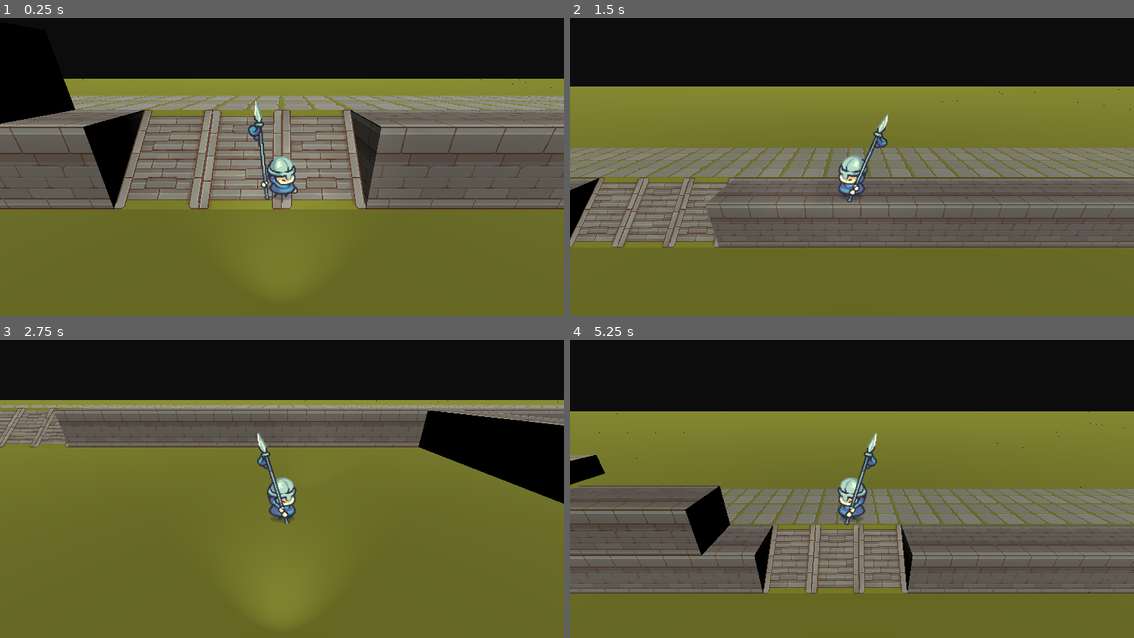
Above: before the commit, frames 1-4 (two rows, left to right).
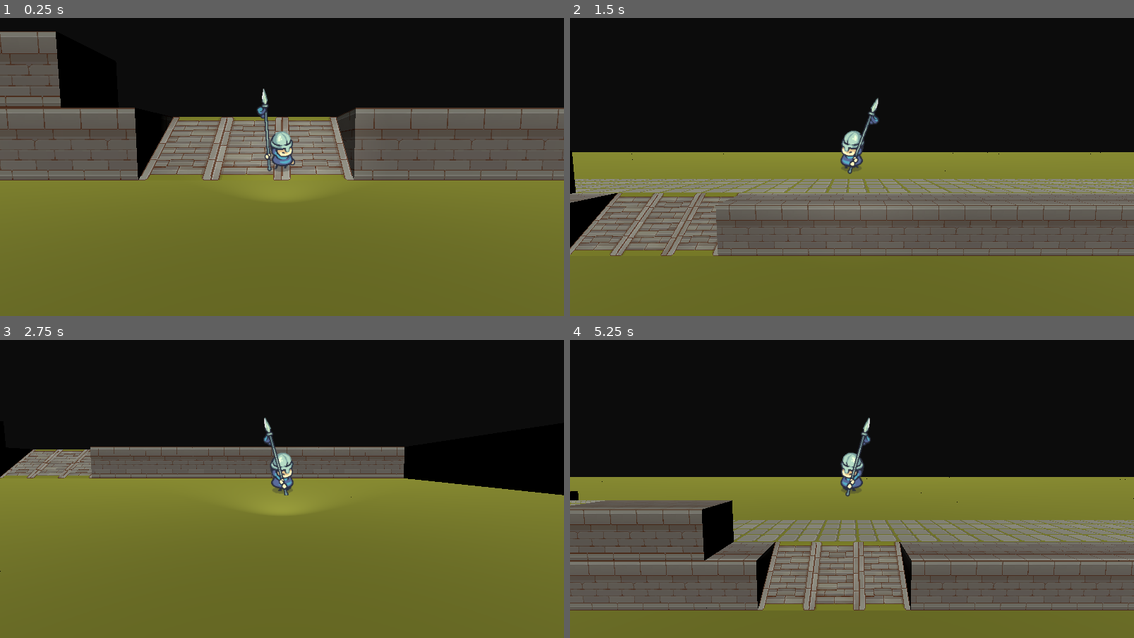
Above: after the commit, the same moments.

Repository: Ix-Tap3/Unlight
Game: Godot game, scene res://scenes/school_level.tscn
Two runs of this game, one before a commit and one after it. Both use one fixed random seed, a clock stepped at 60 frames per second and the inputs below. This scene is started directly instead of the project's main scene.
Inputs (mouse positions are in pixels of both pictures, inside the frame that each line leads up to):
- Up to frame 1 (0.25 s): no input
- Up to frame 2 (1.5 s): tap Enter (ui_accept) at 0.5, 0.77 s; move the mouse to (976, 140) at 0.52 s; hold D (right) 0.53-1.28 s; move the mouse to (739, 172) at 1.27 s; hold S (down) from 1.28 s (still down)
- Up to frame 3 (2.75 s): tap Enter (ui_accept) at 1.52 s; move the mouse to (338, 408) at 2.02 s; release S (down) at 2.03 s; hold D (right) from 2.03 s (still down)
- Up to frame 4 (5.25 s): move the mouse to (823, 542) at 2.77 s; release D (right) at 2.78 s; hold W (up) 2.78-3.53 s; tap Enter (ui_accept) at 3.02, 3.77, 4.52 s; move the mouse to (1021, 527) at 3.52 s; hold A (left) 3.53-5.03 s; move the mouse to (682, 432) at 4.27 s; move the mouse to (880, 480) at 5.02 s; hold S (down) from 5.03 s (still down)

The runs differ from the first frame. In frame 1, 33% of the frame differs, in the area x 0-100%, y 4-65%; in frame 2, 41%; in frame 3, 25%; in frame 4, 47%, in the area x 0-100%, y 23-91%.

Commit message:
todo la camera

Diff:
--- a/project.godot
+++ b/project.godot
@@ -27,6 +27,7 @@
 [filesystem]
 
 import/blender/enabled=false
+
 [global_group]
 
 lightsource="a source that emit light "
--- a/scenes/Player/player.tscn
+++ b/scenes/Player/player.tscn
@@ -4,6 +4,8 @@
 [ext_resource type="Texture2D" uid="uid://orim3n2nwhp8" path="res://assets/Tiny Swords (Free Pack)/Units/Blue Units/Lancer/Lancer_Idle.png" id="2_c4h5g"]
 [ext_resource type="Texture2D" uid="uid://v6sxy7gddaah" path="res://assets/Tiny Swords (Free Pack)/Units/Blue Units/Lancer/Lancer_Run.png" id="3_uiqp4"]
 [ext_resource type="PackedScene" uid="uid://c7xgwlc51vjp5" path="res://scenes/Player/flash_light.tscn" id="4_c4h5g"]
+
+[sub_resource type="SeparationRayShape3D" id="SeparationRayShape3D_c4h5g"]
 
 [sub_resource type="CapsuleShape3D" id="CapsuleShape3D_18ciy"]
 radius = 0.4008789
@@ -154,6 +156,15 @@
 
 [node name="Player" type="CharacterBody3D" unique_id=1165552443]
 script = ExtResource("1_gqjuk")
+
+[node name="SpringArm3D" type="SpringArm3D" parent="." unique_id=1331324013]
+transform = Transform3D(1, 0, 0, 0, 0.9477072, -0.3191412, 0, 0.3191412, 0.9477072, 0, 1.4178244, 0)
+shape = SubResource("SeparationRayShape3D_c4h5g")
+spring_length = 4.0
+margin = 0.1
+
+[node name="Camera3D" type="Camera3D" parent="SpringArm3D" unique_id=457525268]
+transform = Transform3D(1, 0, 0, 0, 0.9238194, 0.38282856, 0, -0.38282856, 0.9238194, 0, 1.4653292, 2.7137966)
 
 [node name="flash_light" parent="." unique_id=277005227 instance=ExtResource("4_c4h5g")]
 transform = Transform3D(-0.06453227, 0, -0.9979156, 0, 1, 0, 0.9979156, 0, -0.06453227, 0, 0, -0.016708255)
@@ -171,9 +182,6 @@
 frame = 5
 frame_progress = 0.829117
 
-[node name="Camera3D" type="Camera3D" parent="." unique_id=457525268]
-transform = Transform3D(1, 0, 0, 0, 0.9238194, 0.38282856, 0, -0.38282856, 0.9238194, 0, 1.4653292, 2.7137966)
-
 [node name="CameraRotationCooldown" type="Timer" parent="." unique_id=663444488]
 wait_time = 0.2
 one_shot = true
--- a/scenes/school_level.tscn
+++ b/scenes/school_level.tscn
@@ -9,9 +9,9 @@
 mesh_library = ExtResource("1_u6f7f")
 cell_size = Vector3(1, 1, 1)
 data = {
-"cells": PackedInt32Array(-7, 65532, 0, -7, 65533, 0, -7, 65 …(256193 unchanged characters)… 67, 65535, 655367, 131066, 65535, 655368)
+"cells": PackedInt32Array(-7, 65532, 0, -7, 65533, 0, -7, 65 …(256193 unchanged characters)… 67, 65535, 655367, 131066, 65535, 655368, 196595, 8, 5, 196595, 7, 5, 196595, 6, 5, 196595, 5, 5, 196595, 4, 5, 196595, 3, 5, 196595, 2, 5, 196595, 1, 5, 196595, 0, 5)
 }
-metadata/_editor_floor_ = Vector3(0, 1, 0)
+metadata/_editor_floor_ = Vector3(0, 2, 0)
 
 [node name="Player" parent="." unique_id=1165552443 instance=ExtResource("2_mmpar")]
 transform = Transform3D(0.75, 0, 0, 0, 0.75, 0, 0, 0, 0.75, 0, 0.426131, 0)
--- a/scripts/player.gd
+++ b/scripts/player.gd
@@ -5,7 +5,7 @@
 var torch_dir:float
 var mouse_pos:Vector2
 @onready var torch_light = $flash_light
-@onready var camera = $Camera3D
+@onready var camera = $SpringArm3D/Camera3D
 @export var SPEED:float = 5.0
 const JUMP_VELOCITY = 4.5
 @onready var animSprite:AnimatedSprite3D = $AnimatedSprite3D
